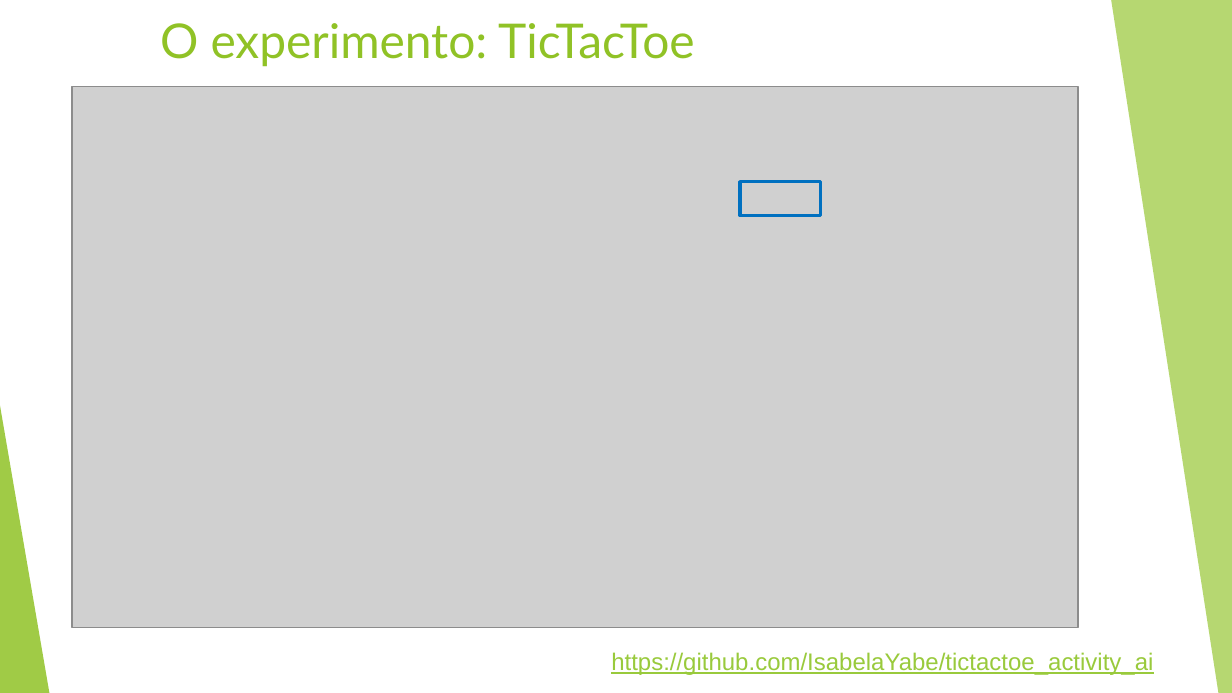
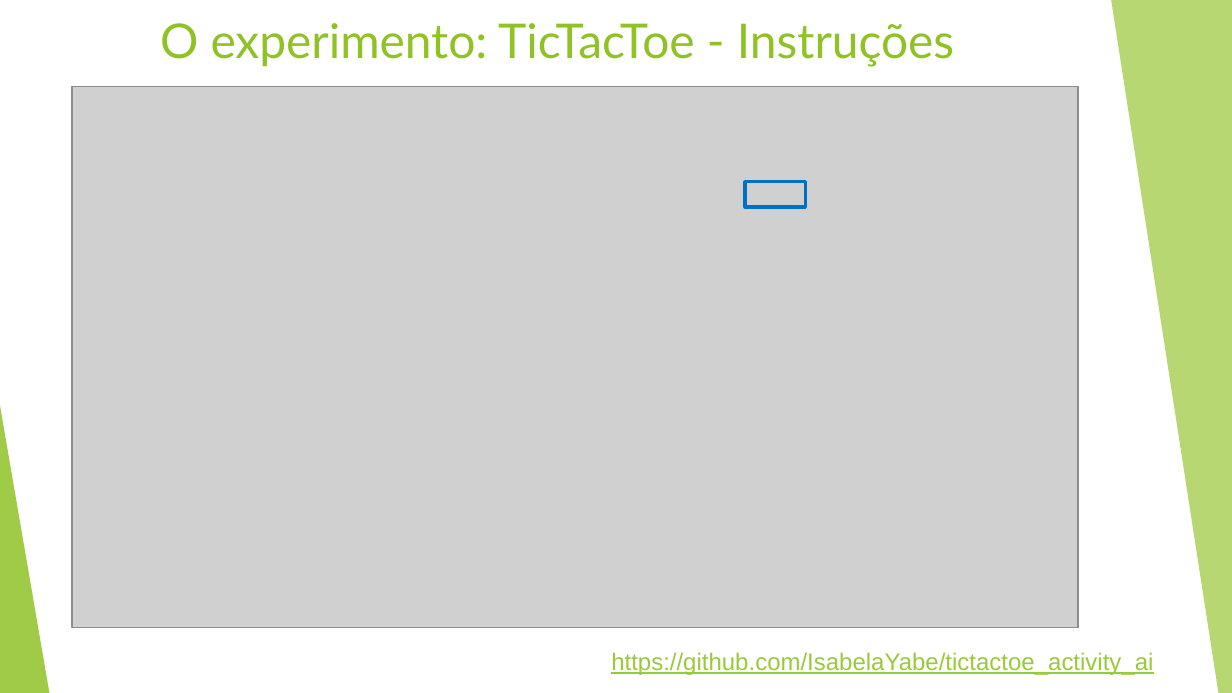
Before and after one commit to IsabelaYabe/tictactoe_activity_ai, a slide deck: slide 10 of apresentacao/Exercicio Mastery Aware Pipeline - TicTacToe.pptx (slide 9 before the commit). Drawn at 1232x693 pixels with LibreOffice and Linux fonts; fonts in the diff are those of the drawing; grey boxes stand for pictures; background and template pictures are left out. Boxes give left, top, right and bottom in pixels: in the first picture for what was removed or moved away, otherwise in the second. Text is boxed around its words. In the diff, an @@ line names an element or a change of style, - is before the commit and + after.

```diff
--- a/apresentacao/Exercicio Mastery Aware Pipeline - TicTacToe.pptx
+++ b/apresentacao/Exercicio Mastery Aware Pipeline - TicTacToe.pptx
@@ title at (x1=160, y1=23, x2=954, y2=67): text changed @@
-O experimento: TicTacToe
+O experimento: TicTacToe - Instruções
@@ rectangle resized from (x1=740, y1=182, x2=821, y2=217) to (x1=745, y1=182, x2=806, y2=208) @@
```
Also in this commit, not shown: 2 other slides changed, 1 other file.
